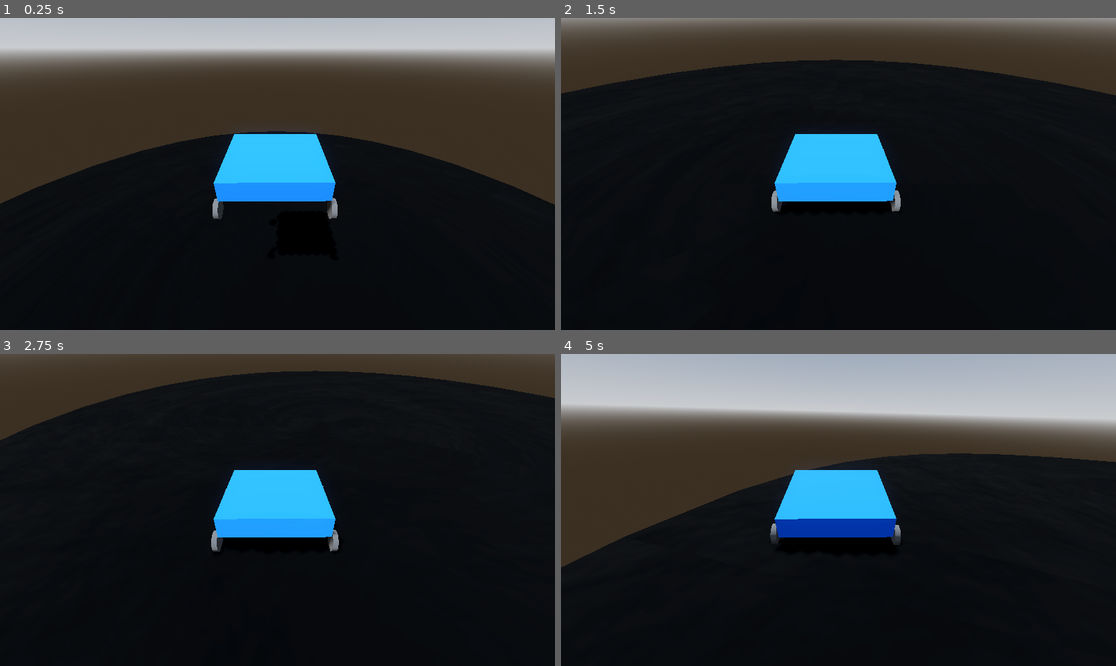
Above: before the commit, frames 1-4 (two rows, left to right).
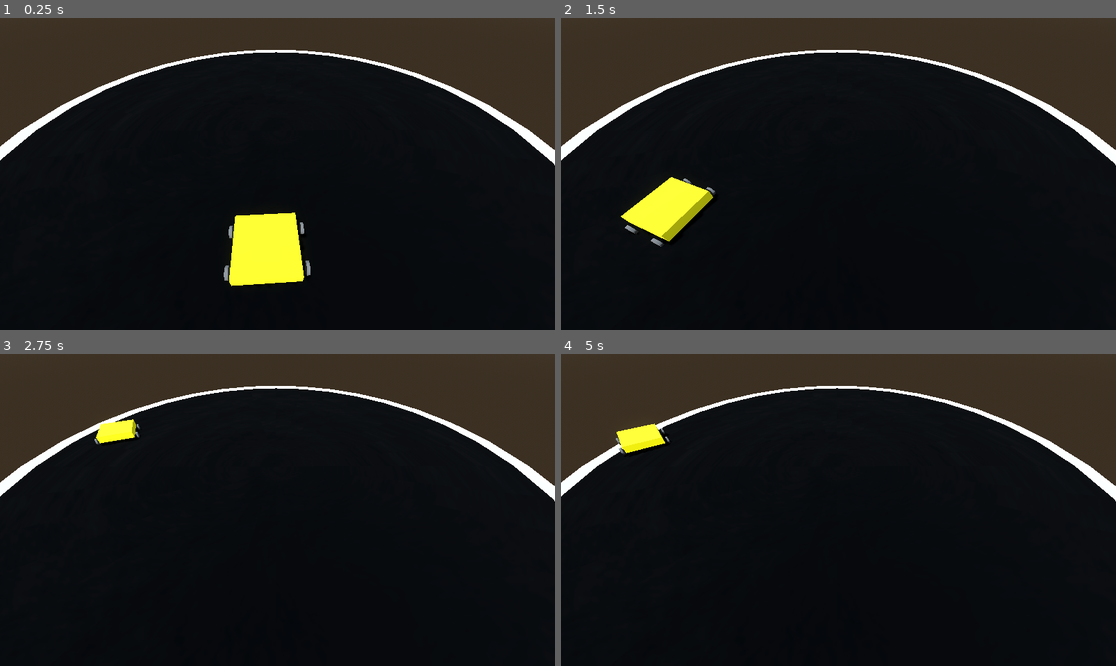
Above: after the commit, the same moments.

Repository: Blxee/robonux-bot
Game: Godot game, scene res://node_3d.tscn
The game is run twice, just before and just after one commit, with the same random seed, the same clock (stepped at 60 frames per second) and the same inputs.
Inputs:
- Up to frame 1 (0.25 s): no input
- Up to frame 2 (1.5 s): hold Right (ui_right) 0.53-1.28 s; hold Down (ui_down) from 1.28 s (still down)
- Up to frame 3 (2.75 s): release Down (ui_down) at 2.03 s; hold Right (ui_right) from 2.03 s (still down)
- Up to frame 4 (5 s): release Right (ui_right) at 2.78 s; hold Up (ui_up) 2.78-3.53 s; hold Left (ui_left) from 3.53 s (still down)

The runs differ from the first frame. In frame 1, 47% of the frame differs, in the area x 0-100%, y 0-86%; in frame 2, 18%; in frame 3, 16%; in frame 4, 45%.

Commit message:
Added: better car control

Diff:
--- a/node_3d.tscn
+++ b/node_3d.tscn
@@ -1,6 +1,7 @@
 [gd_scene format=3 uid="uid://c4ihmy00i6ekm"]
 
 [ext_resource type="Script" uid="uid://mvtwn6gt7efe" path="res://car.gd" id="1_a202f"]
+[ext_resource type="Script" uid="uid://bqei64jmkc53w" path="res://real_car.gd" id="2_noarx"]
 
 [sub_resource type="ProceduralSkyMaterial" id="ProceduralSkyMaterial_4xowi"]
 sky_horizon_color = Color(0.66224277, 0.6717428, 0.6867428, 1)
@@ -28,6 +29,11 @@
 normal_enabled = true
 normal_texture = SubResource("NoiseTexture2D_noarx")
 
+[sub_resource type="StandardMaterial3D" id="StandardMaterial3D_r3fl7"]
+metallic = 1.0
+normal_enabled = true
+normal_texture = SubResource("NoiseTexture2D_noarx")
+
 [sub_resource type="BoxShape3D" id="BoxShape3D_4xowi"]
 size = Vector3(1, 0.2, 1)
 
@@ -45,6 +51,19 @@
 [sub_resource type="StandardMaterial3D" id="StandardMaterial3D_a202f"]
 albedo_color = Color(0.28118682, 0.28118688, 0.28118682, 1)
 
+[sub_resource type="PhysicsMaterial" id="PhysicsMaterial_noarx"]
+friction = 0.2
+
+[sub_resource type="BoxShape3D" id="BoxShape3D_a202f"]
+size = Vector3(1, 0.3, 1)
+
+[sub_resource type="StandardMaterial3D" id="StandardMaterial3D_a0tk4"]
+albedo_color = Color(1, 0.95, 0, 1)
+
+[sub_resource type="BoxMesh" id="BoxMesh_noarx"]
+material = SubResource("StandardMaterial3D_a0tk4")
+size = Vector3(1, 0.2, 1)
+
 [node name="Node3D" type="Node3D" unique_id=1012886497]
 
 [node name="WorldEnvironment" type="WorldEnvironment" parent="." unique_id=1198341114]
@@ -61,62 +80,104 @@
 sides = 32
 material = SubResource("StandardMaterial3D_noarx")
 
-[node name="Car" type="VehicleBody3D" parent="." unique_id=118039885]
+[node name="CSGCylinder3D2" type="CSGCylinder3D" parent="CSGCylinder3D" unique_id=460759894]
+transform = Transform3D(1, 0, 0, 0, 1, 0, 0, 0, 1, 0, -0.001, 0)
+use_collision = true
+radius = 7.254
+height = 0.3
+sides = 32
+material = SubResource("StandardMaterial3D_r3fl7")
+
+[node name="Carr" type="VehicleBody3D" parent="." unique_id=118039885]
 transform = Transform3D(1, 0, 0, 0, 0.9989136, 0.04660086, 0, -0.04660086, 0.9989136, 0, 2.5361207, 0.10012078)
+visible = false
 script = ExtResource("1_a202f")
 metadata/_edit_group_ = true
 
-[node name="Camera3D" type="Camera3D" parent="Car" unique_id=762080447]
-transform = Transform3D(-0.9999897, -0.0020302115, 0.004058484, 0.00062308967, 0.82444304, 0.5659446, -0.004494976, 0.56594133, -0.8244333, -0.016693115, 1.1028512, -1.8314388)
-current = true
-
-[node name="CollisionShape3D" type="CollisionShape3D" parent="Car" unique_id=1400165495]
+[node name="CollisionShape3D" type="CollisionShape3D" parent="Carr" unique_id=1400165495]
 shape = SubResource("BoxShape3D_4xowi")
 
-[node name="MeshInstance3D" type="MeshInstance3D" parent="Car" unique_id=1949123714]
+[node name="MeshInstance3D" type="MeshInstance3D" parent="Carr" unique_id=1949123714]
 mesh = SubResource("BoxMesh_a202f")
 surface_material_override/0 = SubResource("StandardMaterial3D_4xowi")
 
-[node name="Wheel1" type="VehicleWheel3D" parent="Car" unique_id=1555723502]
+[node name="Wheel1" type="VehicleWheel3D" parent="Carr" unique_id=1555723502]
 transform = Transform3D(1, 0, 0, 0, 1, 0, 0, 0, 1, -0.5524279, -0.13498831, 0.3526882)
 use_as_steering = true
 wheel_radius = 0.1
 suspension_stiffness = 28.0
 
-[node name="MeshInstance3D" type="MeshInstance3D" parent="Car/Wheel1" unique_id=982667296]
+[node name="MeshInstance3D" type="MeshInstance3D" parent="Carr/Wheel1" unique_id=982667296]
 transform = Transform3D(-4.371139e-08, -1, 0, 1, -4.371139e-08, 0, 0, 0, 1, 0, 0, 0)
 mesh = SubResource("CylinderMesh_4xowi")
 surface_material_override/0 = SubResource("StandardMaterial3D_a202f")
 
-[node name="Wheel2" type="VehicleWheel3D" parent="Car" unique_id=1841388634]
+[node name="Wheel2" type="VehicleWheel3D" parent="Carr" unique_id=1841388634]
 transform = Transform3D(1, 0, 0, 0, 1, 0, 0, 0, 1, -0.5524279, -0.13498831, -0.4013543)
 use_as_traction = true
 wheel_radius = 0.1
 suspension_stiffness = 28.0
 
-[node name="MeshInstance3D" type="MeshInstance3D" parent="Car/Wheel2" unique_id=98519363]
+[node name="MeshInstance3D" type="MeshInstance3D" parent="Carr/Wheel2" unique_id=98519363]
 transform = Transform3D(-4.371139e-08, -1, 0, 1, -4.371139e-08, 0, 0, 0, 1, 0, 0, 0)
 mesh = SubResource("CylinderMesh_4xowi")
 surface_material_override/0 = SubResource("StandardMaterial3D_a202f")
 
-[node name="Wheel3" type="VehicleWheel3D" parent="Car" unique_id=1779154236]
+[node name="Wheel3" type="VehicleWheel3D" parent="Carr" unique_id=1779154236]
 transform = Transform3D(1, 0, 0, 0, 1, 0, 0, 0, 1, 0.54966295, -0.13498831, 0.3526882)
 use_as_steering = true
 wheel_radius = 0.1
 suspension_stiffness = 28.0
 
-[node name="MeshInstance3D" type="MeshInstance3D" parent="Car/Wheel3" unique_id=2008651829]
+[node name="MeshInstance3D" type="MeshInstance3D" parent="Carr/Wheel3" unique_id=2008651829]
 transform = Transform3D(-4.371139e-08, -1, 0, 1, -4.371139e-08, 0, 0, 0, 1, 0, 0, 0)
 mesh = SubResource("CylinderMesh_4xowi")
 surface_material_override/0 = SubResource("StandardMaterial3D_a202f")
 
-[node name="Wheel4" type="VehicleWheel3D" parent="Car" unique_id=1279956574]
+[node name="Wheel4" type="VehicleWheel3D" parent="Carr" unique_id=1279956574]
 transform = Transform3D(1, 0, 0, 0, 1, 0, 0, 0, 1, 0.54966295, -0.13498831, -0.4013543)
 use_as_traction = true
 wheel_radius = 0.1
 suspension_stiffness = 28.0
 
-[node name="MeshInstance3D" type="MeshInstance3D" parent="Car/Wheel4" unique_id=1248062655]
+[node name="MeshInstance3D" type="MeshInstance3D" parent="Carr/Wheel4" unique_id=1248062655]
 transform = Transform3D(-4.371139e-08, -1, 0, 1, -4.371139e-08, 0, 0, 0, 1, 0, 0, 0)
 mesh = SubResource("CylinderMesh_4xowi")
 surface_material_override/0 = SubResource("StandardMaterial3D_a202f")
+
+[node name="Car" type="RigidBody3D" parent="." unique_id=505652764]
+transform = Transform3D(1, 0, 0, 0, 1, 0, 0, 0, 1, 0, 0.7994561, -3.5483904)
+physics_material_override = SubResource("PhysicsMaterial_noarx")
+script = ExtResource("2_noarx")
+metadata/_edit_group_ = true
+
+[node name="CollisionShape3D" type="CollisionShape3D" parent="Car" unique_id=1426215293]
+transform = Transform3D(1, 0, 0, 0, 1, 0, 0, 0, 1, 0, -0.05, 0)
+shape = SubResource("BoxShape3D_a202f")
+
+[node name="MeshInstance3D" type="MeshInstance3D" parent="Car" unique_id=1498163082]
+mesh = SubResource("BoxMesh_noarx")
+
+[node name="Wheel" type="MeshInstance3D" parent="Car" unique_id=449697965]
+transform = Transform3D(-4.371139e-08, -1, 0, 1, -4.371139e-08, 0, 0, 0, 1, -0.59989977, -0.1160506, -0.319354)
+mesh = SubResource("CylinderMesh_4xowi")
+surface_material_override/0 = SubResource("StandardMaterial3D_a202f")
+
+[node name="Wheel2" type="MeshInstance3D" parent="Car" unique_id=363337013]
+transform = Transform3D(-4.371139e-08, -1, 0, 1, -4.371139e-08, 0, 0, 0, 1, -0.59989977, -0.1160506, 0.32678765)
+mesh = SubResource("CylinderMesh_4xowi")
+surface_material_override/0 = SubResource("StandardMaterial3D_a202f")
+
+[node name="Wheel3" type="MeshInstance3D" parent="Car" unique_id=1011419532]
+transform = Transform3D(-4.371139e-08, -1, 0, 1, -4.371139e-08, 0, 0, 0, 1, 0.5807196, -0.1160506, -0.319354)
+mesh = SubResource("CylinderMesh_4xowi")
+surface_material_override/0 = SubResource("StandardMaterial3D_a202f")
+
+[node name="Wheel4" type="MeshInstance3D" parent="Car" unique_id=2099809152]
+transform = Transform3D(-4.371139e-08, -1, 0, 1, -4.371139e-08, 0, 0, 0, 1, 0.5807196, -0.1160506, 0.32678765)
+mesh = SubResource("CylinderMesh_4xowi")
+surface_material_override/0 = SubResource("StandardMaterial3D_a202f")
+
+[node name="Camera3D" type="Camera3D" parent="." unique_id=762080447]
+transform = Transform3D(-0.9999897, -0.0020302115, 0.004058484, 0.001593676, 0.680262, 0.7329673, -0.004248911, 0.7329661, -0.6802519, -0.016693115, 3.552427, -4.860045)
+current = true
--- a/project.godot
+++ b/project.godot
@@ -15,6 +15,10 @@
 config/features=PackedStringArray("4.6", "Forward Plus")
 config/icon="res://icon.svg"
 
+[dotnet]
+
+project/assembly_name="Robonux-bot"
+
 [physics]
 
 3d/physics_engine="Jolt Physics"
--- /dev/null
+++ b/real_car.gd
@@ -0,0 +1,12 @@
+extends RigidBody3D
+
+
+# Called when the node enters the scene tree for the first time.
+func _ready() -> void:
+	pass # Replace with function body.
+
+
+# Called every frame. 'delta' is the elapsed time since the previous frame.q
+func _physics_process(delta: float) -> void:
+	apply_central_force(Vector3(cos(rotation.y), 0, sin(rotation.y)) * 5)
+	apply_torque(Vector3.UP * PI / 10)
Not shown, added: real_car.gd.uid
